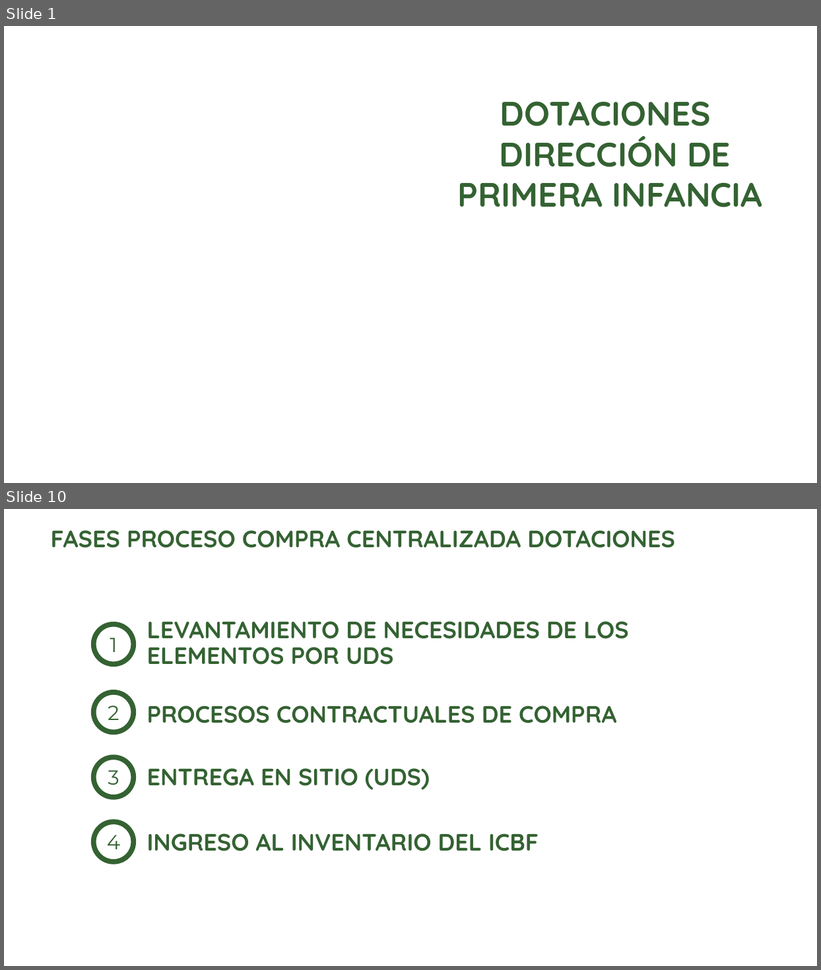
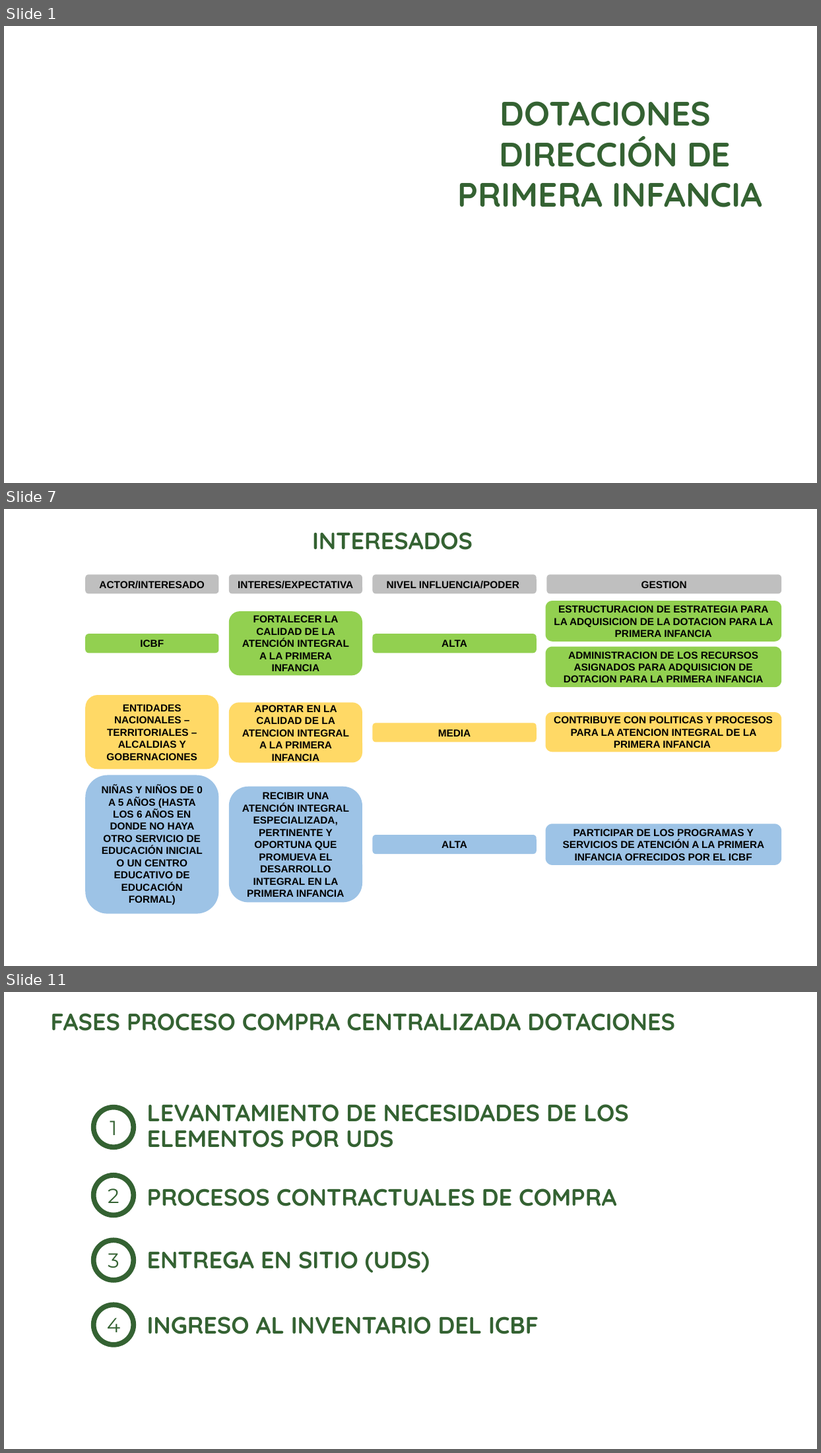
Before and after one commit to paulaO/Dotaciones2019, a slide deck: 5.GestionDotaciones/CompraControlada/ReunionCompraCentralizada_2018/PRESENTACION CENTRALIZACION DOTACIONES 070319.pptx. Shown one above the other, each under a label of ours: slides 1 and 10 before the commit, slides 1, 7 and 11 after it; the slides between them are not shown. The pictures are 821x970 and 821x1453 pixels, drawn with LibreOffice and Linux fonts; fonts in the diff are those of the drawing; background and template pictures are left out. Boxes give left, top, right and bottom in pixels: in the first picture for what was removed or moved away, otherwise in the second. Text is boxed around its words. In the diff, an @@ line names an element or a change of style, - is before the commit and + after.

```diff
--- a/5.GestionDotaciones/CompraControlada/ReunionCompraCentralizada_2018/PRESENTACION CENTRALIZACION DOTACIONES 070319.pptx
+++ b/5.GestionDotaciones/CompraControlada/ReunionCompraCentralizada_2018/PRESENTACION CENTRALIZACION DOTACIONES 070319.pptx
@@ slide 7 added at [4,509,817,966], background picture (left out) @@
@@ text added at [312,532,473,550], 28 pt, text #346232, bold @@
+INTERESADOS
@@ rounded rectangle added at [85,575,218,593], fill #BFBFBF, 12 pt, text #000000, bold @@
+ACTOR/INTERESADO
@@ rounded rectangle added at [229,575,362,593], fill #BFBFBF, 12 pt, text #000000, bold @@
+INTERES/EXPECTATIVA
@@ rounded rectangle added at [372,575,537,593], fill #BFBFBF, 12 pt, text #000000, bold @@
+NIVEL INFLUENCIA/PODER
@@ rounded rectangle added at [547,575,781,593], fill #BFBFBF, 12 pt, text #000000, bold @@
+GESTION
@@ rounded rectangle added at [546,601,781,642], fill #92D050, 12 pt, text #000000, bold @@
+ESTRUCTURACION DE ESTRATEGIA PARA LA ADQUISICION DE LA DOTACION PARA LA PRIMERA INFANCIA
@@ rounded rectangle added at [229,611,362,675], fill #92D050, 12 pt, text #000000, bold @@
+FORTALECER LA CALIDAD DE LA ATENCIÓN INTEGRAL A LA PRIMERA INFANCIA
@@ rounded rectangle added at [85,634,218,653], fill #92D050, 12 pt, text #000000, bold @@
+ICBF
@@ rounded rectangle added at [372,634,537,653], fill #92D050, 12 pt, text #000000, bold @@
+ALTA
@@ rounded rectangle added at [546,647,781,688], fill #92D050, 12 pt, text #000000, bold @@
+ADMINISTRACION DE LOS RECURSOS ASIGNADOS PARA ADQUISICION DE DOTACION PARA LA PRIMERA INFANCIA
@@ rounded rectangle added at [85,695,218,770], fill #FFD966, 12 pt, text #000000, bold @@
+ENTIDADES NACIONALES – TERRITORIALES – ALCALDIAS Y GOBERNACIONES
@@ rounded rectangle added at [229,702,362,762], fill #FFD966, 12 pt, text #000000, bold @@
+APORTAR EN LA CALIDAD DE LA ATENCION INTEGRAL A LA PRIMERA INFANCIA
@@ rounded rectangle added at [372,723,537,742], fill #FFD966, 12 pt, text #000000, bold @@
+MEDIA
@@ rounded rectangle added at [546,712,781,752], fill #FFD966, 12 pt, text #000000, bold @@
+CONTRIBUYE CON POLITICAS Y PROCESOS PARA LA ATENCION INTEGRAL DE LA PRIMERA INFANCIA
@@ rounded rectangle added at [85,776,218,914], fill #9DC3E6, 12 pt, text #000000, bold @@
+NIÑAS Y NIÑOS DE 0 A 5 AÑOS (HASTA LOS 6 AÑOS EN DONDE NO HAYA OTRO SERVICIO DE EDUCACIÓN INICIAL O UN CENTRO EDUCATIVO DE EDUCACIÓN FORMAL)
@@ rounded rectangle added at [229,787,362,902], fill #9DC3E6, 12 pt, text #000000, bold @@
+RECIBIR UNA ATENCIÓN INTEGRAL ESPECIALIZADA, PERTINENTE Y OPORTUNA QUE PROMUEVA EL DESARROLLO INTEGRAL EN LA PRIMERA INFANCIA
@@ rounded rectangle added at [546,824,781,866], fill #9DC3E6, 12 pt, text #000000, bold @@
+PARTICIPAR DE LOS PROGRAMAS Y SERVICIOS DE ATENCIÓN A LA PRIMERA INFANCIA OFRECIDOS POR EL ICBF
@@ rounded rectangle added at [372,835,537,854], fill #9DC3E6, 12 pt, text #000000, bold @@
+ALTA
@@ what was slide 10 is now slide 11 @@
```
Also in this commit, not shown: 2 slides changed, 6 other slides added, 6 slides removed, 11 other files.
